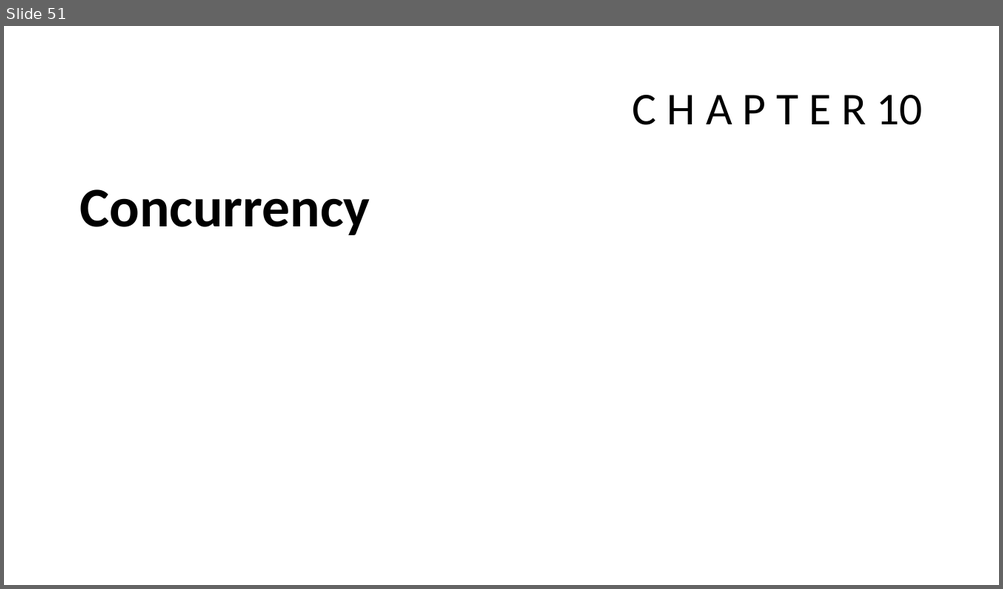
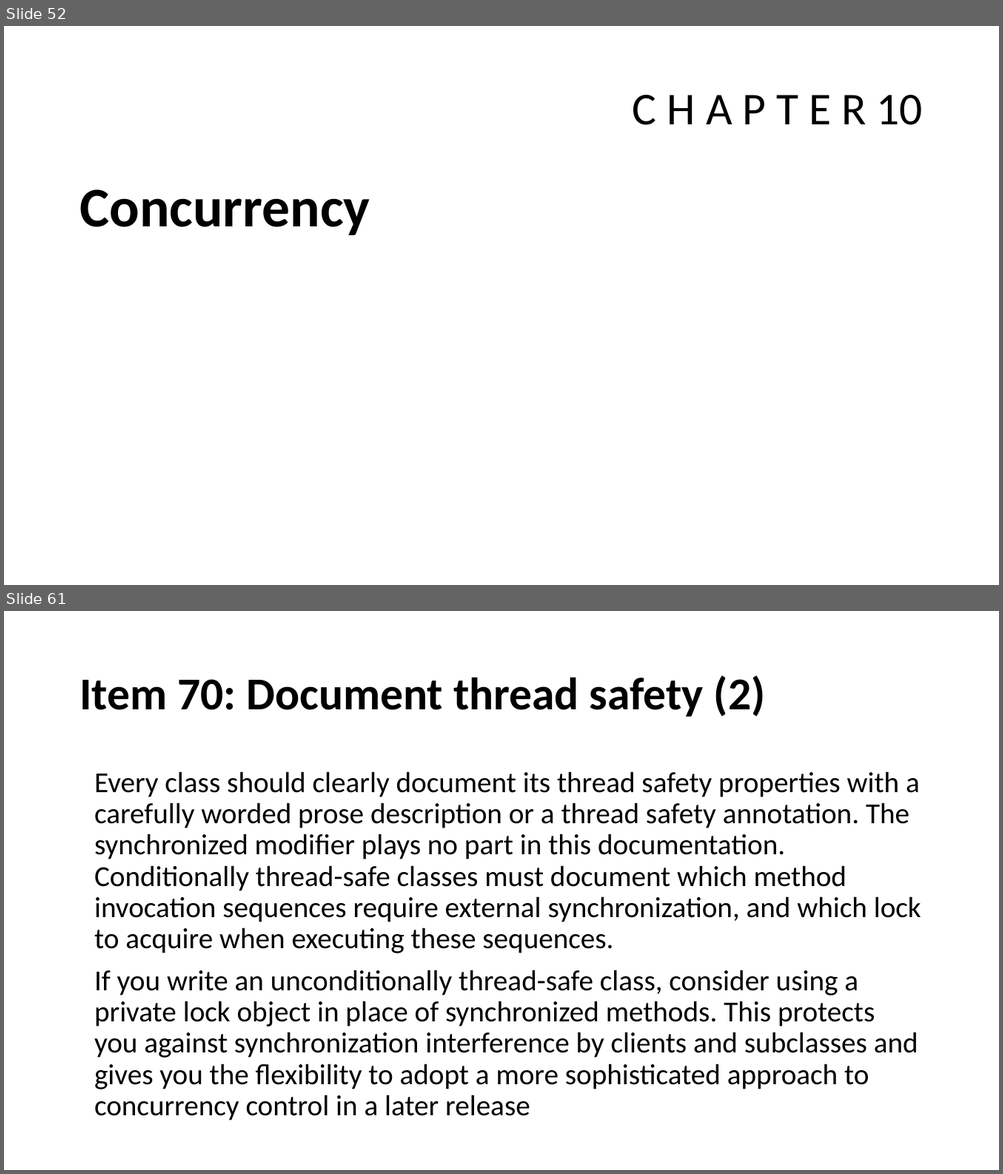
Before and after one commit to javamaster-llc/effective-java-examples-master, a slide deck: Study of Effective Java™.pptx. Shown one above the other, each under a label of ours: slide 51 before the commit, slides 52 and 61 after it; the slides between them are not shown. The pictures are 1003x589 and 1003x1174 pixels, drawn with LibreOffice and Linux fonts; fonts in the diff are those of the drawing. Boxes give left, top, right and bottom in pixels: in the first picture for what was removed or moved away, otherwise in the second. Text is boxed around its words. In the diff, an @@ line names an element or a change of style, - is before the commit and + after.

```diff
--- a/Study of Effective Java™.pptx
+++ b/Study of Effective Java™.pptx
@@ slide 61 added at <box>4,611,999,1170</box>, background #FFFFFF @@
@@ title added at <box>79,675,765,717</box>, 44 pt, text #000000, bold @@
+Item 70: Document thread safety (2)
@@ text added at <box>94,772,921,1121</box>, 28 pt, text #000000 @@
+Every class should clearly document its thread safety properties with a carefully worded prose description or a thread safety annotation. The synchronized modifier plays no part in this documentation. Conditionally thread-safe classes must document which method invocation sequences require external synchronization, and which lock to acquire when executing these sequences.
+If you write an unconditionally thread-safe class, consider using a private lock object in place of synchronized methods. This protects you against synchronization interference by clients and subclasses and gives you the flexibility to adopt a more sophisticated approach to concurrency control in a later release
@@ what was slide 51 is now slide 52 @@
```
Also in this commit, not shown: 2 slides changed, 19 other slides added.
